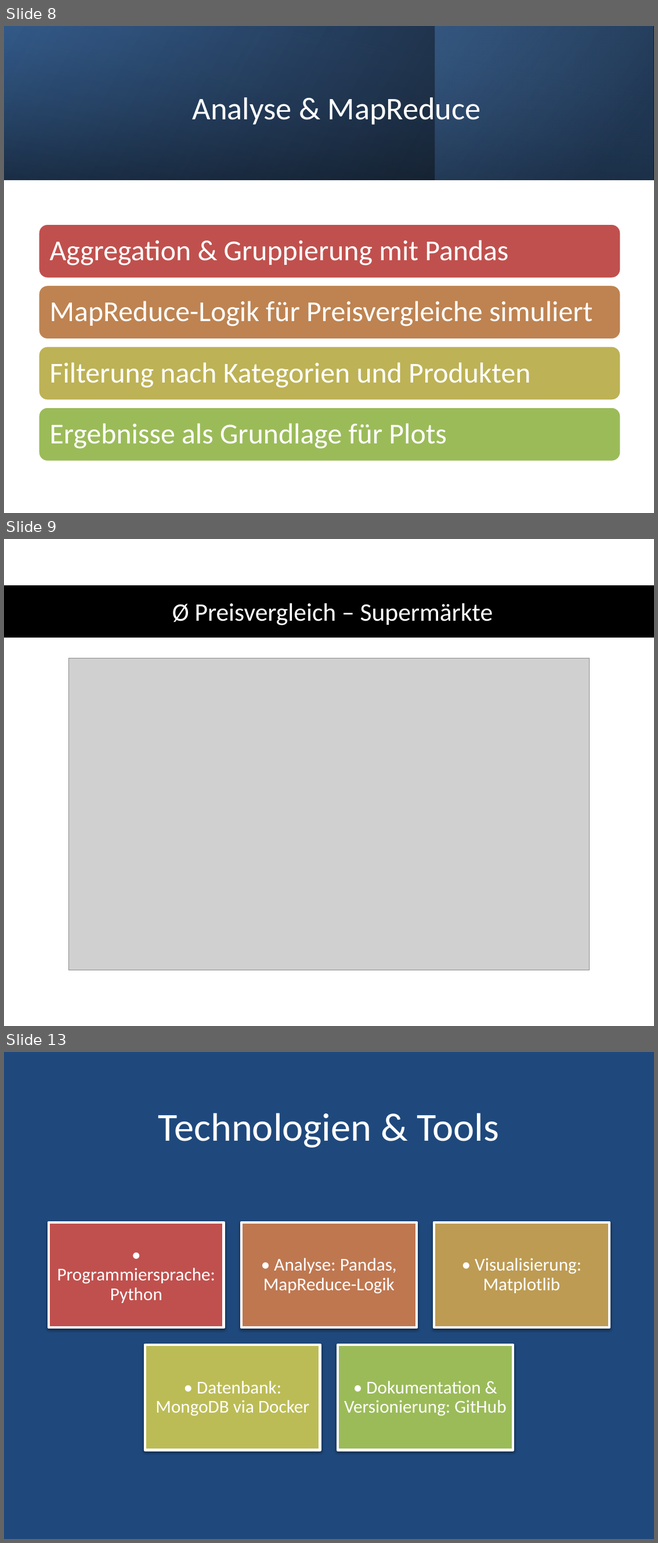
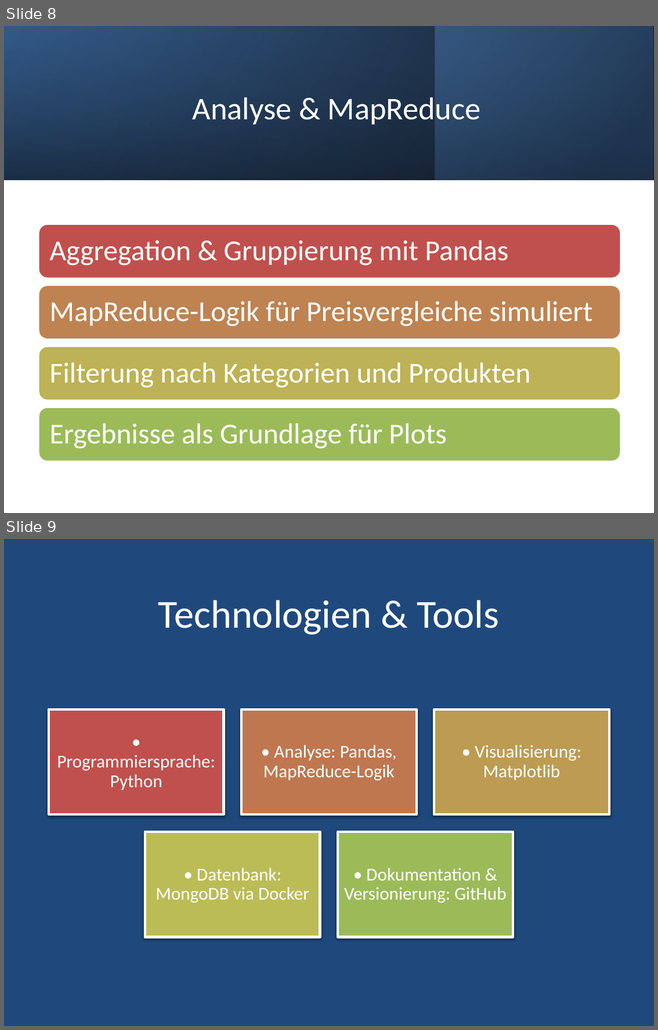
Before and after one commit to piy678/lebensmittelpreise-bigdata, a slide deck: docs/BDI_Praesentation.pptx. Shown one above the other, each under a label of ours: slides 8, 9 and 13 before the commit, slides 8 and 9 after it; the slides between them are not shown. The pictures are 658x1543 and 658x1030 pixels, drawn with LibreOffice and Linux fonts; fonts in the diff are those of the drawing; grey boxes stand for pictures; background and template pictures are left out. Boxes give left, top, right and bottom in pixels: in the first picture for what was removed or moved away, otherwise in the second. Text is boxed around its words. In the diff, an @@ line names an element or a change of style, - is before the commit and + after.

```diff
--- a/docs/BDI_Praesentation.pptx
+++ b/docs/BDI_Praesentation.pptx
@@ slide 9 removed at box(4, 539, 654, 1026), background #FFFFFF @@
@@ rectangle removed at box(4, 585, 654, 638) @@
@@ title removed at box(172, 603, 493, 625) @@
-Ø Preisvergleich – Supermärkte
@@ picture removed at box(69, 658, 589, 971) @@
@@ what was slide 13 is now slide 9 @@
```
Also in this commit, not shown: 1 slide changed, 3 other slides removed, 2 other files.
